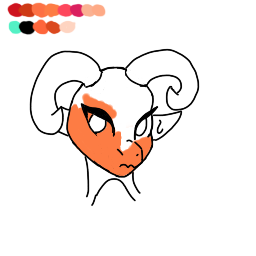
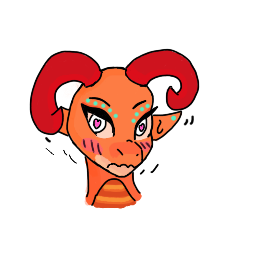
Comparing the layer stacks of the two w=256, h=256 images. Changes:
hid "Pallet" over bbox(7, 2, 192, 192)
added layer "Pearls" above "Expressions" over bbox(64, 64, 192, 128)
showed "Love", moved it above "Chill2", painted on it over bbox(30, 64, 198, 192)
showed group "Face5" (3 layers) over bbox(7, 2, 198, 209)
painted on "Line1" (1st of 4, in "Face5") over bbox(7, 2, 198, 209)
added layer "Detail" (1st of 5, in "Face5") (overlay) in group "Face5" over bbox(7, 2, 198, 209)
added layer "Flat" (1st of 4, in "Face5") in group "Face5" over bbox(7, 2, 198, 209)
hid group "Face3" (3 layers) over bbox(7, 2, 198, 209)
painted on "Line1" (3rd of 4, in "Face3") over bbox(7, 2, 198, 209)
painted on "Flat" (3rd of 4, in "Face3") over bbox(7, 2, 198, 209)
